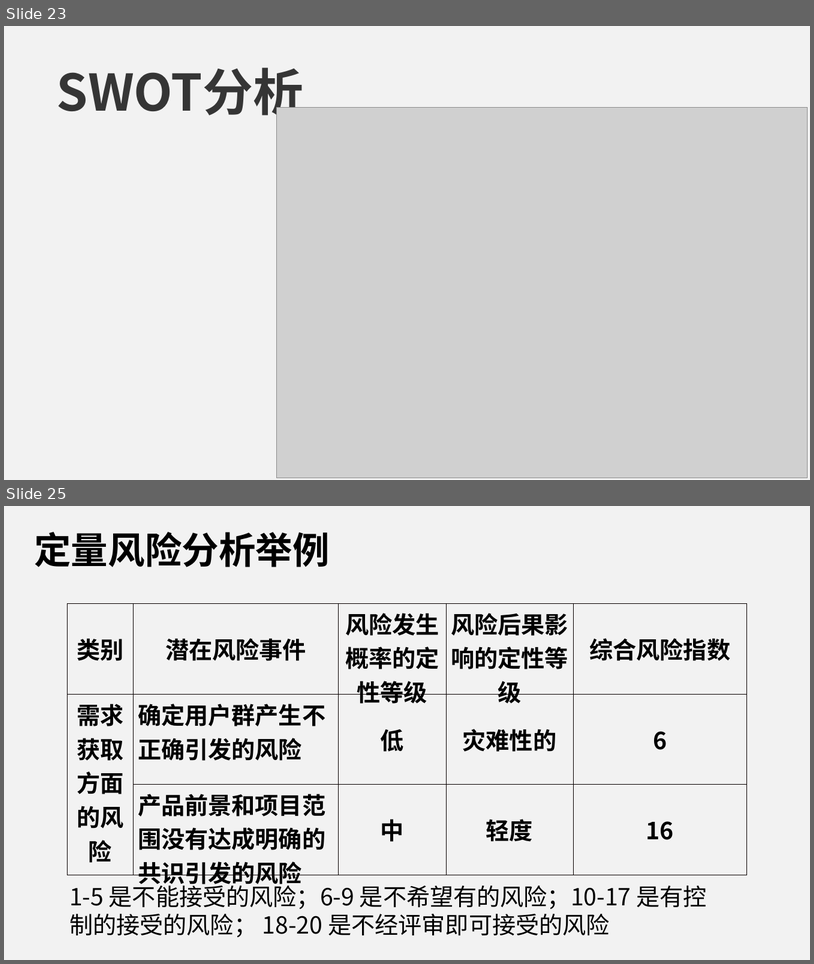
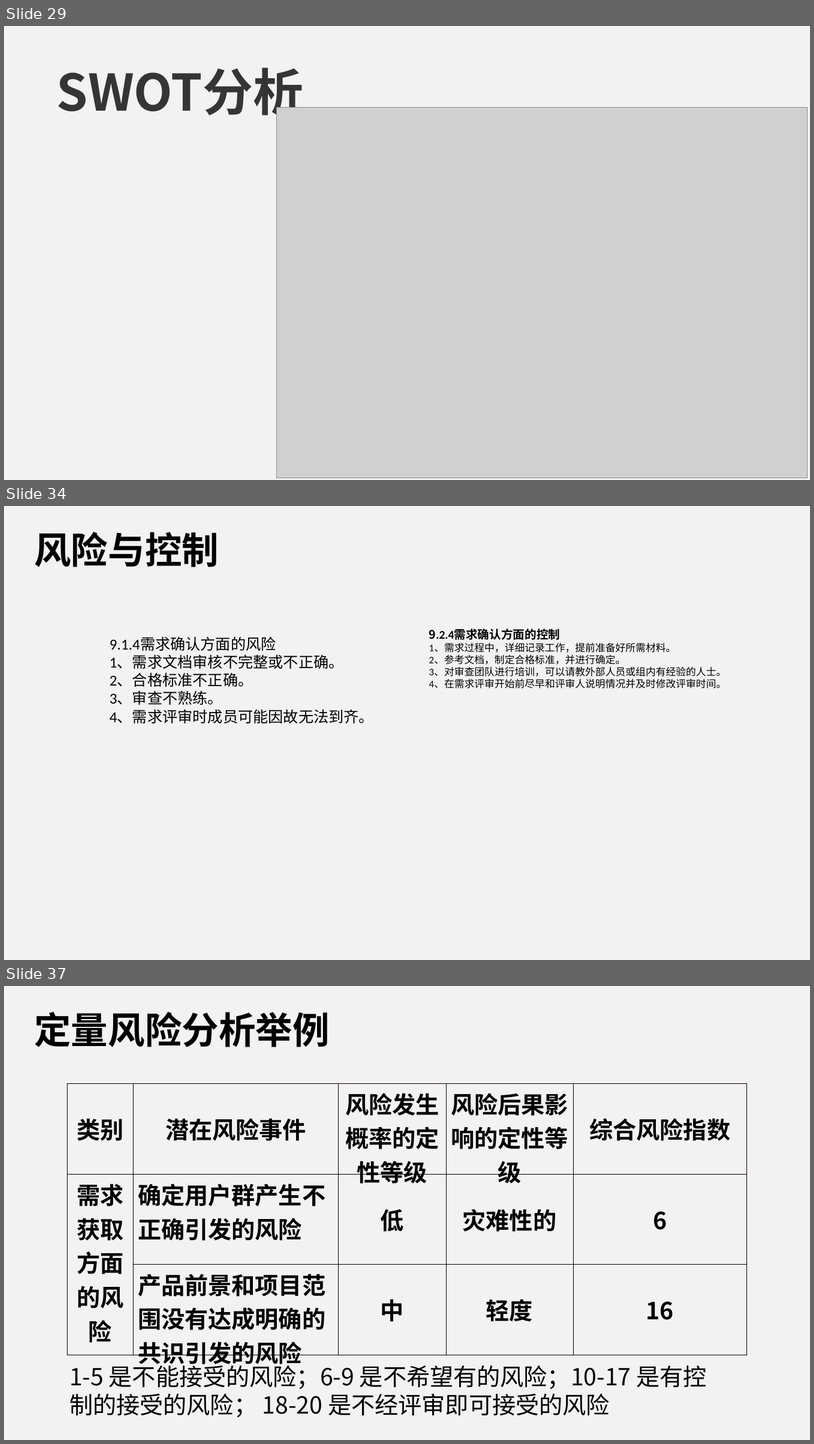
Before and after one commit to PRD2018-G09/Educational-Website, a slide deck: 受控文档/2.需求工程计划/PRD2018-G09-需求工程计划PPT.ppt. Shown one above the other, each under a label of ours: slides 23 and 25 before the commit, slides 29, 34 and 37 after it; the slides between them are not shown. The pictures are 814x964 and 814x1444 pixels, drawn with LibreOffice and Linux fonts; fonts in the diff are those of the drawing; grey boxes stand for pictures. Boxes give left, top, right and bottom in pixels: in the first picture for what was removed or moved away, otherwise in the second. Text is boxed around its words. In the diff, an @@ line names an element or a change of style, - is before the commit and + after.

Commit message:
修改文档

```diff
--- a/受控文档/2.需求工程计划/PRD2018-G09-需求工程计划PPT.ppt
+++ b/受控文档/2.需求工程计划/PRD2018-G09-需求工程计划PPT.ppt
@@ slide 34 added at (4, 506, 810, 960), background #F2F2F2 @@
@@ text added at (34, 532, 219, 567), 44 pt, text #000000, bold @@
+风险与控制
@@ text added at (429, 628, 727, 688), 12 pt, text #000000 @@
+9.2.4需求确认方面的控制
+1、需求过程中，详细记录工作，提前准备好所需材料。
+2、参考文档，制定合格标准，并进行确定。
+3、对审查团队进行培训，可以请教外部人员或组内有经验的人士。
+4、在需求评审开始前尽早和评审人说明情况并及时修改评审时间。
@@ text added at (110, 637, 374, 723), 18 pt, text #000000 @@
+9.1.4需求确认方面的风险
+1、需求文档审核不完整或不正确。
+2、合格标准不正确。
+3、审查不熟练。
+4、需求评审时成员可能因故无法到齐。
@@ what was slide 23 is now slide 29 @@
@@ what was slide 25 is now slide 37 @@
```
Also in this commit, not shown: 7 slides changed, 17 other slides added, 3 slides removed, 13 other files.
